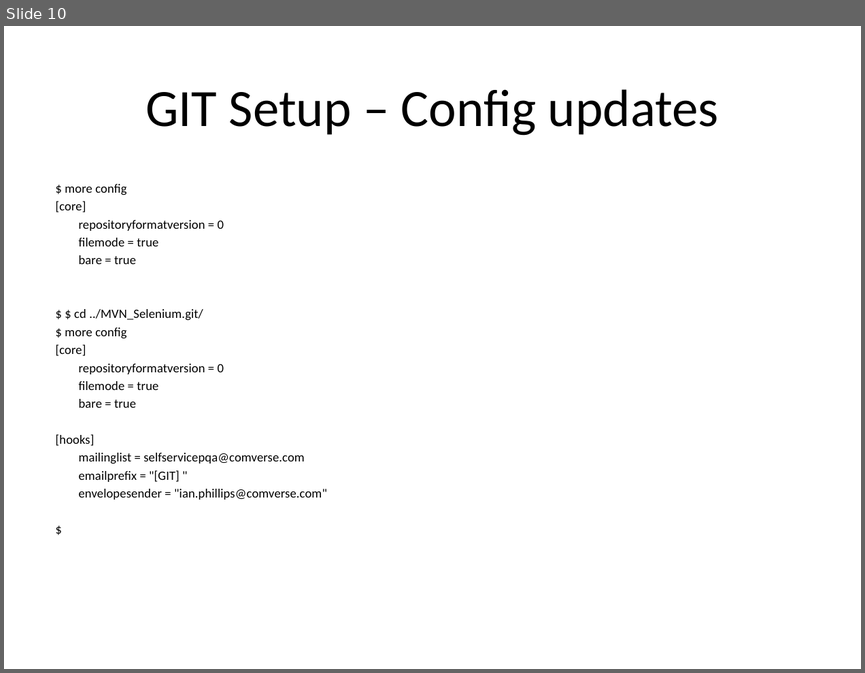
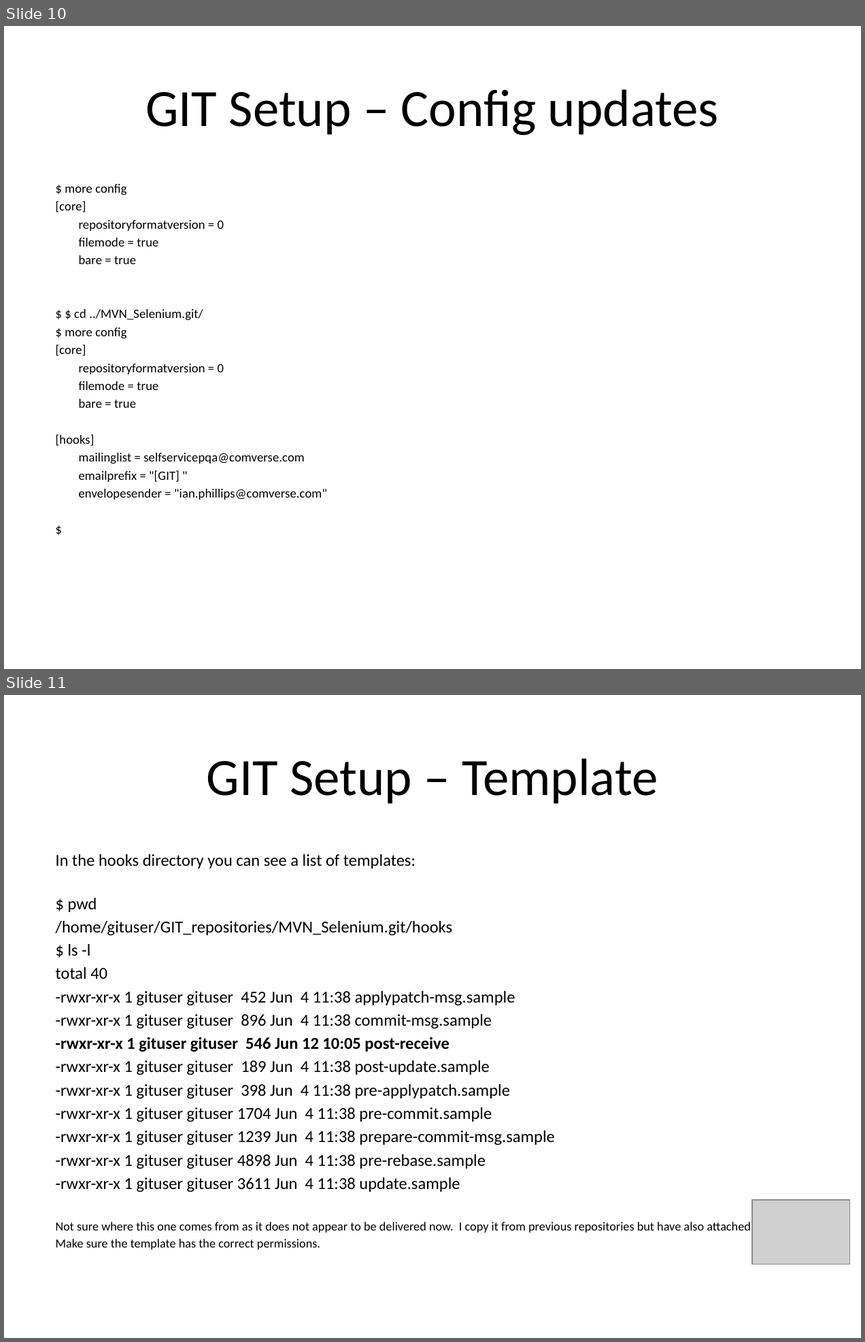
Before and after one commit to phillipsic/SeleniumDriverFramework, a slide deck: AutomationSetup.pptx. Shown one above the other, each under a label of ours: slide 10 before the commit, slides 10 and 11 after it. The pictures are 865x673 and 865x1342 pixels, drawn with LibreOffice and Linux fonts; fonts in the diff are those of the drawing; grey boxes stand for pictures. Boxes give left, top, right and bottom in pixels: in the first picture for what was removed or moved away, otherwise in the second. Text is boxed around its words. In the diff, an @@ line names an element or a change of style, - is before the commit and + after.

Commit message:
Added template slide and file (file is attached to slide)

```diff
--- a/AutomationSetup.pptx
+++ b/AutomationSetup.pptx
@@ slide 11 added at (4,695,861,1338), background #FFFFFF @@
@@ title added at (207,758,657,804), 44 pt, text #000000 @@
+GIT Setup – Template
@@ text added at (56,854,751,1249), 14 pt, text #000000 @@
+In the hooks directory you can see a list of templates:
+$ pwd
+/home/gituser/GIT_repositories/MVN_Selenium.git/hooks
+$ ls -l
+total 40
+-rwxr-xr-x 1 gituser gituser 452 Jun 4 11:38 applypatch-msg.sample
+-rwxr-xr-x 1 gituser gituser 896 Jun 4 11:38 commit-msg.sample
+-rwxr-xr-x 1 gituser gituser 546 Jun 12 10:05 post-receive
+-rwxr-xr-x 1 gituser gituser 189 Jun 4 11:38 post-update.sample
+-rwxr-xr-x 1 gituser gituser 398 Jun 4 11:38 pre-applypatch.sample
+-rwxr-xr-x 1 gituser gituser 1704 Jun 4 11:38 pre-commit.sample
+-rwxr-xr-x 1 gituser gituser 1239 Jun 4 11:38 prepare-commit-msg.sample
+-rwxr-xr-x 1 gituser gituser 4898 Jun 4 11:38 pre-rebase.sample
+-rwxr-xr-x 1 gituser gituser 3611 Jun 4 11:38 update.sample
+Not sure where this one comes from as it does not appear to be delivered now. I copy it from previous repositories but have also attached a copy here.
+Make sure the template has the correct permissions.
@@ picture added at (752,1200,850,1264) @@
```
